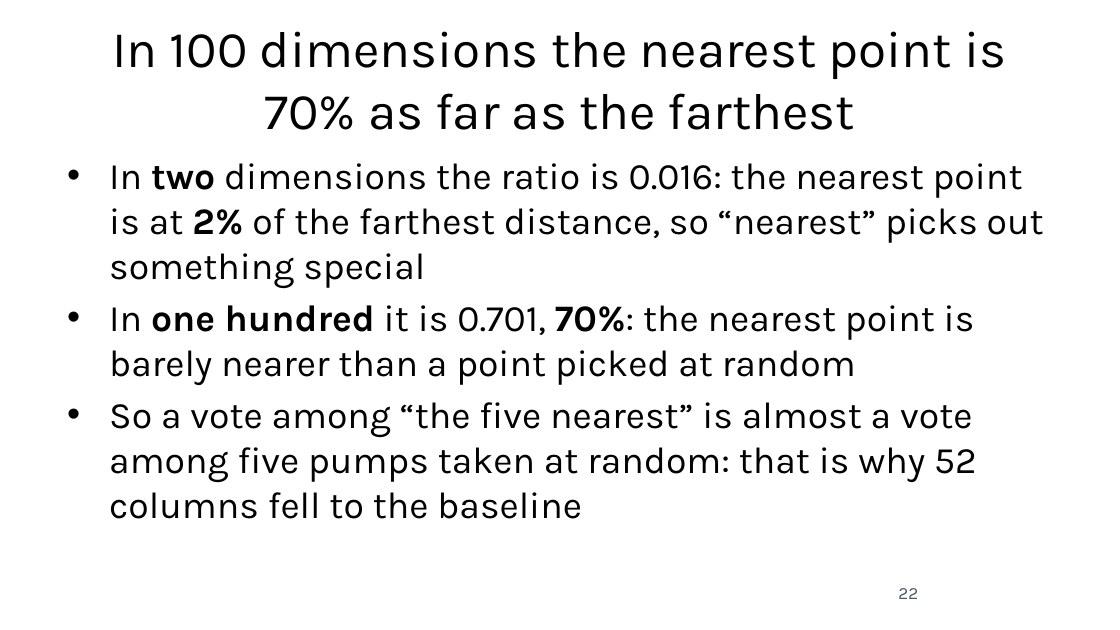
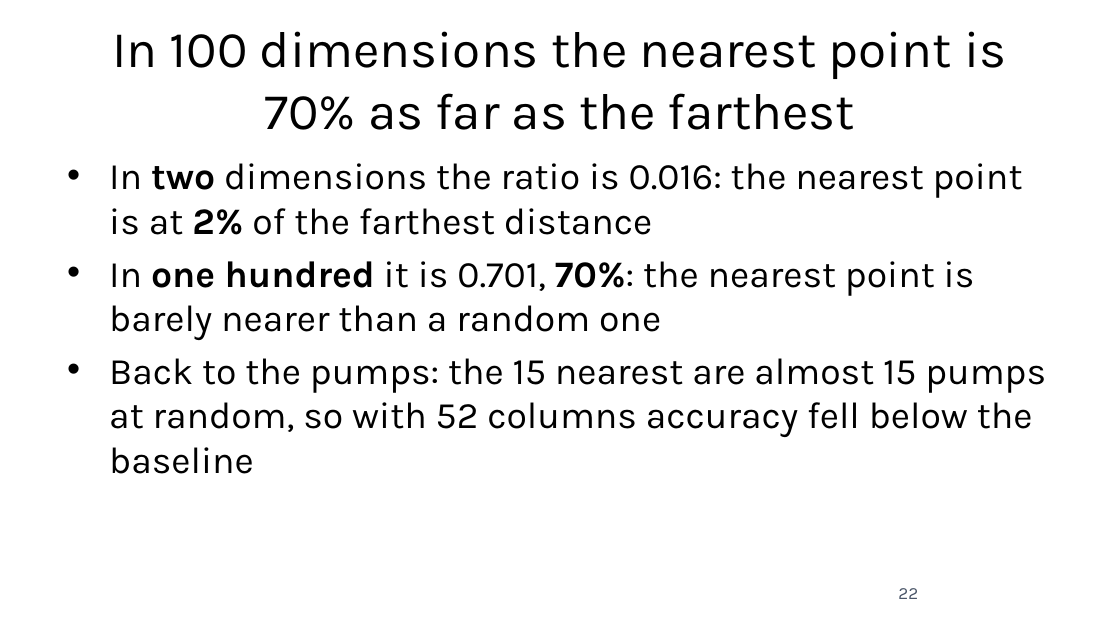
Before and after one commit to fabioantonini/technologies-for-artificial-intelligence, a slide deck: slide 22 of Lessons/06_knn_naive_bayes_svm/Slides/knn_naive_bayes_svm_slides.pptx. Drawn at 1120x630 pixels with LibreOffice and Linux fonts; fonts in the diff are those of the drawing; background and template pictures are left out. Boxes give left, top, right and bottom in pixels: in the first picture for what was removed or moved away, otherwise in the second. Text is boxed around its words. In the diff, an @@ line names an element or a change of style, - is before the commit and + after.

```diff
--- a/Lessons/06_knn_naive_bayes_svm/Slides/knn_naive_bayes_svm_slides.pptx
+++ b/Lessons/06_knn_naive_bayes_svm/Slides/knn_naive_bayes_svm_slides.pptx
@@ text at <box>109,163,1046,474</box>: text changed @@
-• In two dimensions the ratio is 0.016: the nearest point is at 2% of the farthest distance, so “nearest” picks out something special
-• In one hundred it is 0.701, 70%: the nearest point is barely nearer than a point picked at random
-• So a vote among “the five nearest” is almost a vote among five pumps taken at random: that is why 52 columns fell to the baseline
+• In two dimensions the ratio is 0.016: the nearest point is at 2% of the farthest distance
+• In one hundred it is 0.701, 70%: the nearest point is barely nearer than a random one
+• Back to the pumps: the 15 nearest are almost 15 pumps at random, so with 52 columns accuracy fell below the baseline
```
Also in this commit, not shown: 14 other slides changed, 17 other files.
